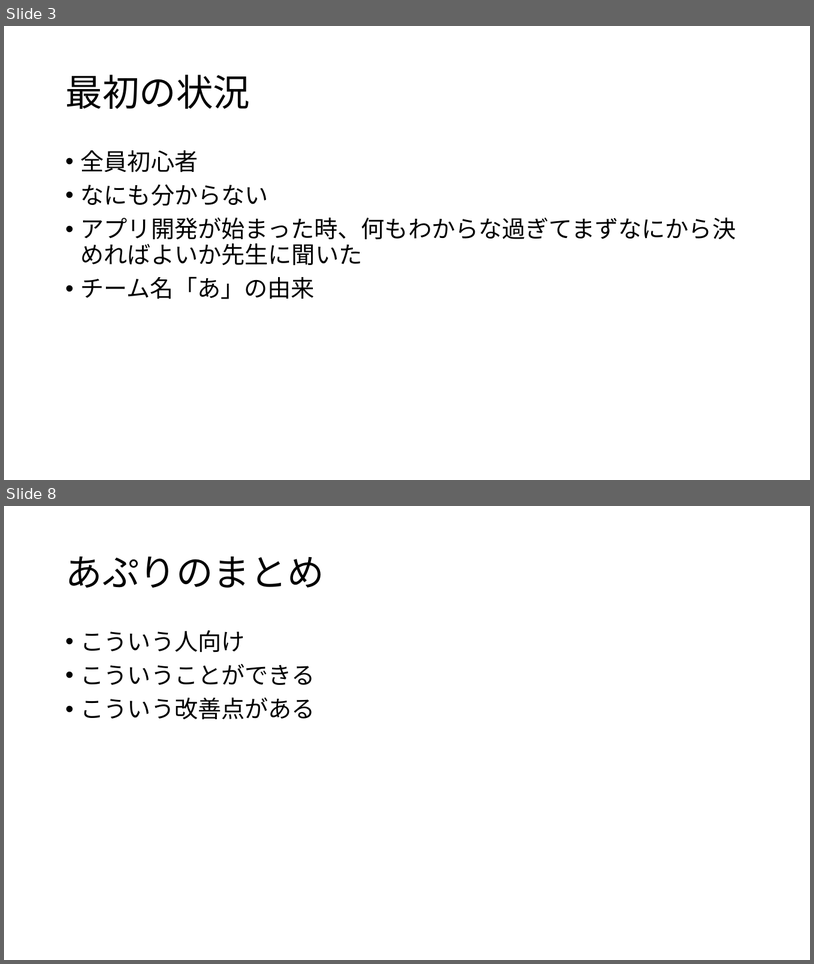
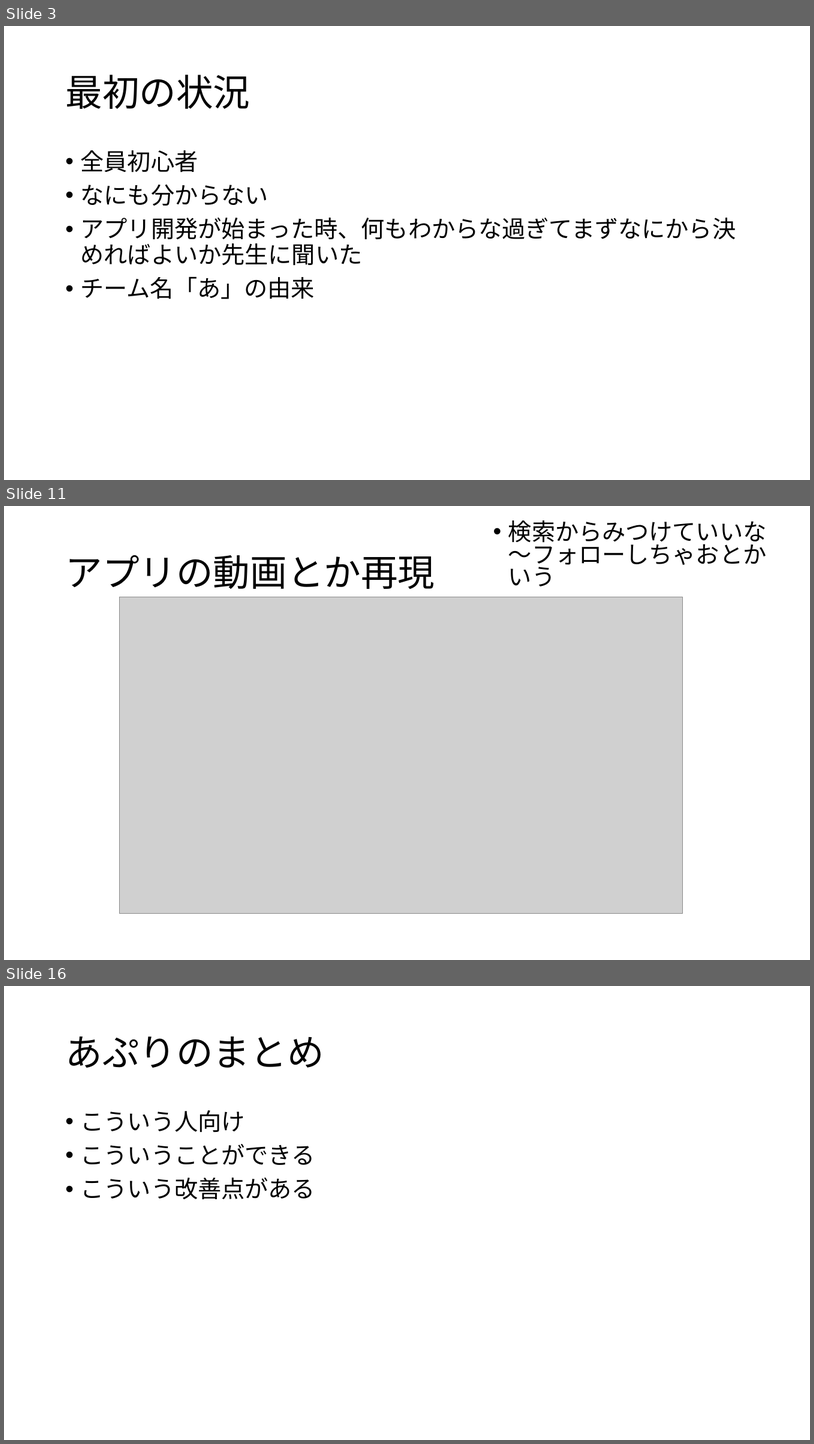
Before and after one commit to plusdojo2024/A4, a slide deck: doc/発表資料/発表資料.pptx. Shown one above the other, each under a label of ours: slides 3 and 8 before the commit, slides 3, 11 and 16 after it; the slides between them are not shown. The pictures are 814x964 and 814x1444 pixels, drawn with LibreOffice and Linux fonts; fonts in the diff are those of the drawing; grey boxes stand for pictures. Boxes give left, top, right and bottom in pixels: in the first picture for what was removed or moved away, otherwise in the second. Text is boxed around its words. In the diff, an @@ line names an element or a change of style, - is before the commit and + after.

```diff
--- a/doc/発表資料/発表資料.pptx
+++ b/doc/発表資料/発表資料.pptx
@@ slide 11 added at <box>4,506,810,960</box>, background #FFFFFF @@
@@ text added at <box>509,520,767,586</box>, 28 pt, text #000000 @@
+• 検索からみつけていいな～フォローしちゃおとかいう
@@ title added at <box>65,555,435,589</box>, 44 pt, text #000000 @@
+アプリの動画とか再現
@@ picture added at <box>120,597,683,913</box> @@
@@ what was slide 8 is now slide 16 @@
```
Also in this commit, not shown: 5 slides changed, 7 other slides added, 5 slides removed, 1 other file.
